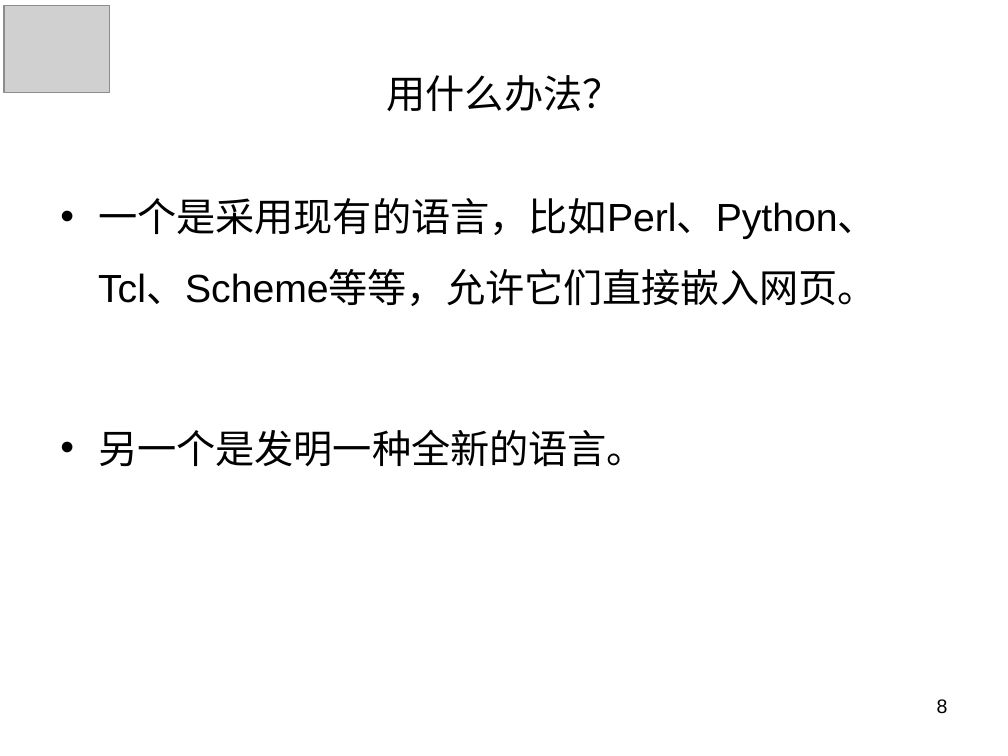
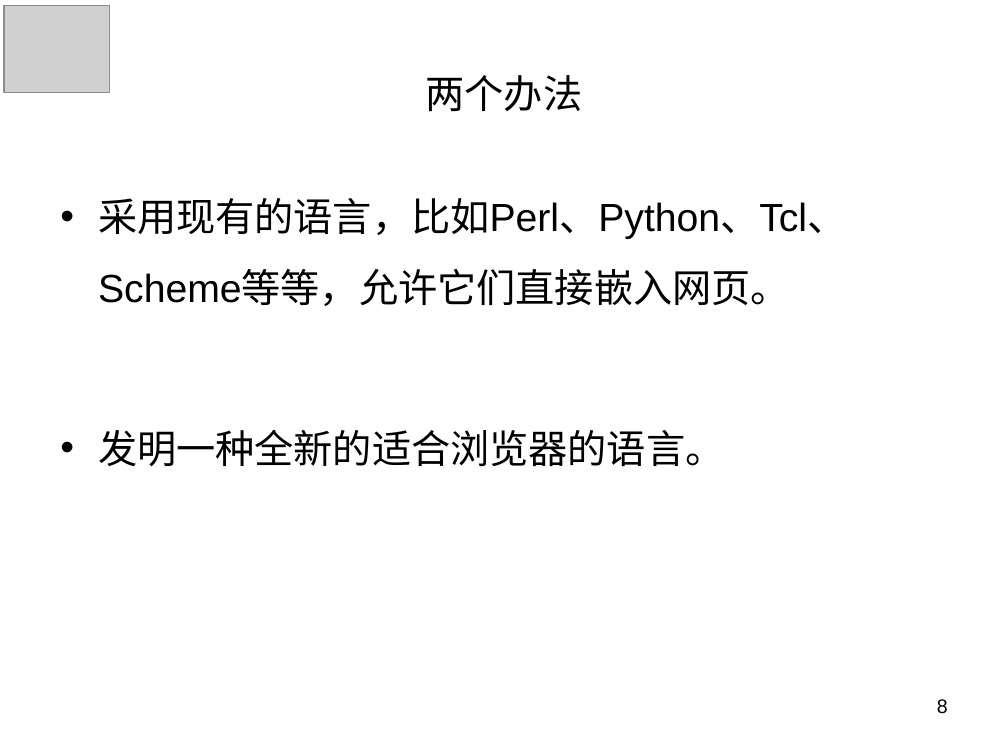
Before and after one commit to panxuepeng/javascript, a slide deck: slide 8 of ppt/1-1（第一天课程）.ppt. Drawn at 1008x756 pixels with LibreOffice and Linux fonts; fonts in the diff are those of the drawing; grey boxes stand for pictures. Boxes give left, top, right and bottom in pixels: in the first picture for what was removed or moved away, otherwise in the second. Text is boxed around its words. In the diff, an @@ line names an element or a change of style, - is before the commit and + after.

```diff
--- a/ppt/1-1（第一天课程）.ppt
+++ b/ppt/1-1（第一天课程）.ppt
@@ title at (426,75,583,112): text changed @@
-用什么办法？
+两个办法
@@ text at (98,198,846,467): text changed @@
-• 一个是采用现有的语言，比如Perl、Python、Tcl、Scheme等等，允许它们直接嵌入网页。
-• 另一个是发明一种全新的语言。
+• 采用现有的语言，比如Perl、Python、Tcl、Scheme等等，允许它们直接嵌入网页。
+• 发明一种全新的适合浏览器的语言。
```
Also in this commit, not shown: 37 other slides changed, 23 slides added, 4 slides removed, 3 other files.
